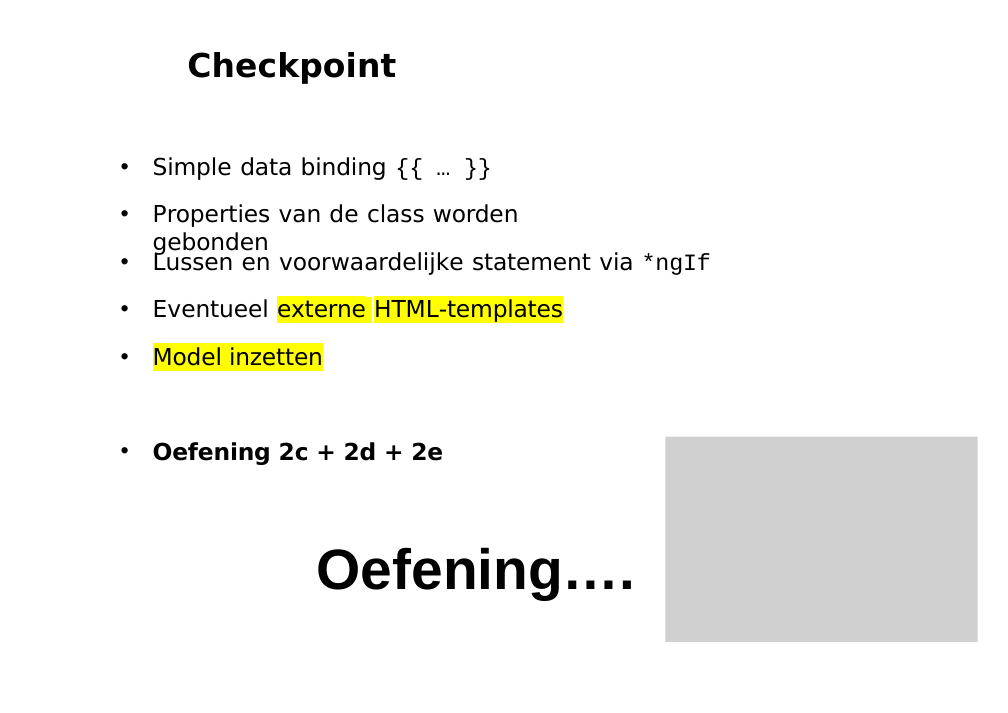
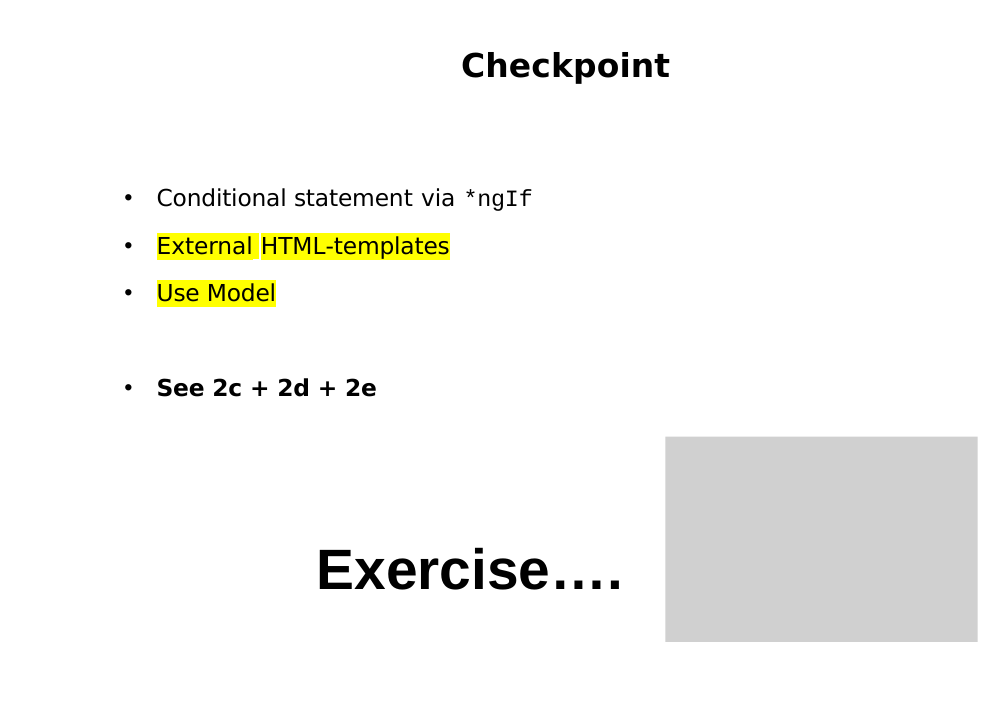
Before and after one commit to petereijgermans11/workshop-angular10, a slide deck: slide 16 of PPT/02- Angular Databinding.pptx. Drawn at 1008x713 pixels with LibreOffice and Linux fonts; fonts in the diff are those of the drawing; grey boxes stand for pictures. Boxes give left, top, right and bottom in pixels: in the first picture for what was removed or moved away, otherwise in the second. Text is boxed around its words. In the diff, an @@ line names an element or a change of style, - is before the commit and + after.

Commit message:
translated exercises

```diff
--- a/PPT/02- Angular Databinding.pptx
+++ b/PPT/02- Angular Databinding.pptx
@@ title "Checkpoint" at (461, 52, 670, 84): alignment left to centre @@
@@ text removed at (153, 157, 519, 256) @@
-• Simple data binding {{ … }}
-• Properties van de class worden gebonden
@@ text at (157, 188, 533, 397): text changed @@
-• Lussen en voorwaardelijke statement via *ngIf
-• Eventueel externe HTML-templates
-• Model inzetten
-• Oefening 2c + 2d + 2e
+• Conditional statement via *ngIf
+• External HTML-templates
+• Use Model
+• See 2c + 2d + 2e
@@ text at (317, 547, 624, 590): text changed @@
-Oefening….
+Exercise….
```
Also in this commit, not shown: 34 other slides changed, 1 slide added, 4 slides removed, 7 other files.
